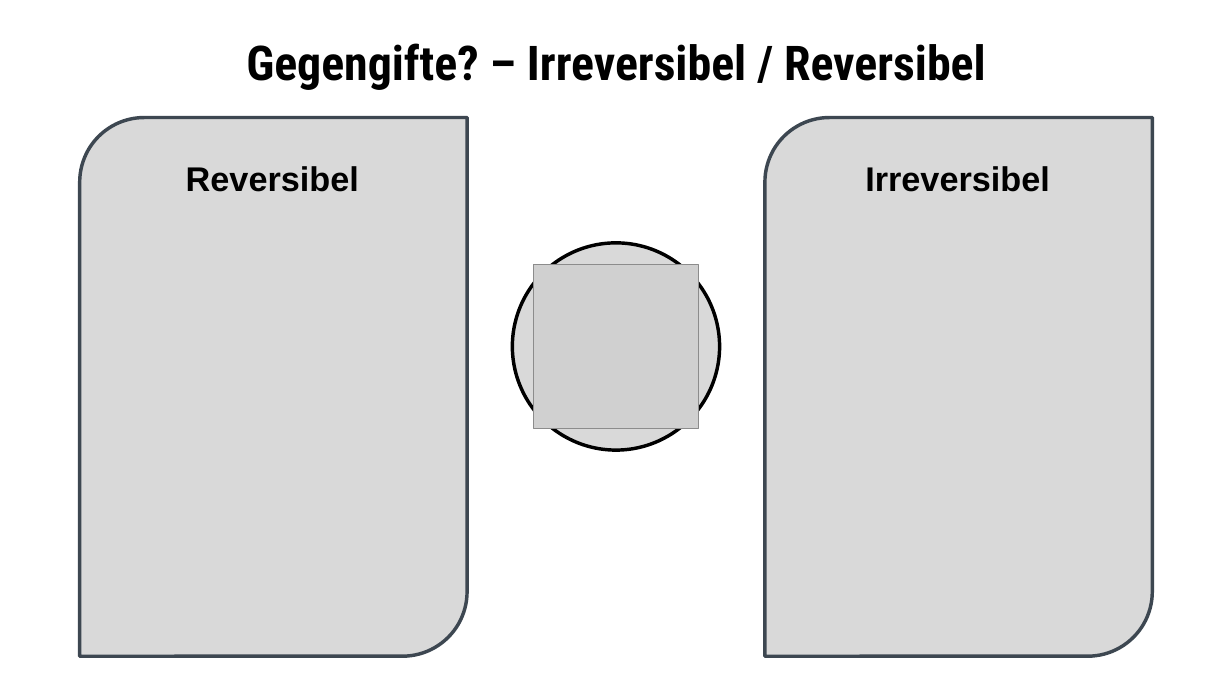
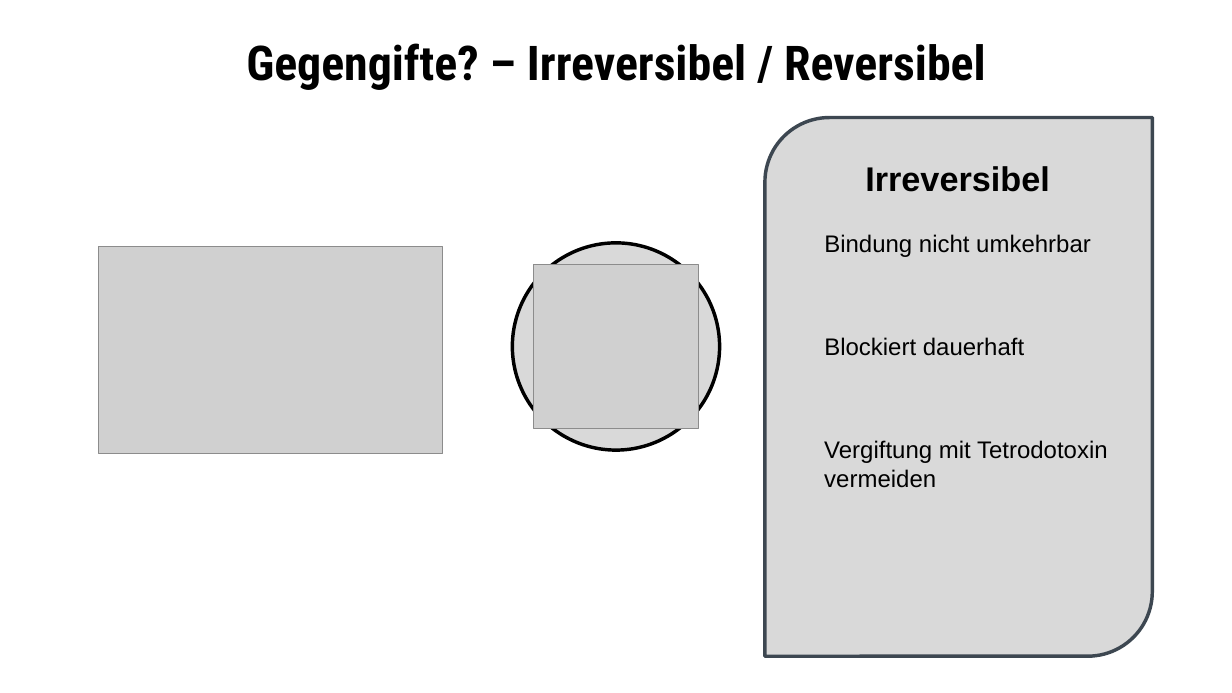
Before and after one commit to AH1M1-Org/School, a slide deck: slide 7 of Biologie/Tetrodotoxin.pptx. Drawn at 1232x693 pixels with LibreOffice and Linux fonts; fonts in the diff are those of the drawing; grey boxes stand for pictures. Boxes give left, top, right and bottom in pixels: in the first picture for what was removed or moved away, otherwise in the second. Text is boxed around its words. In the diff, an @@ line names an element or a change of style, - is before the commit and + after.

```diff
--- a/Biologie/Tetrodotoxin.pptx
+++ b/Biologie/Tetrodotoxin.pptx
@@ round diag rect removed at <box>80,117,467,655</box> @@
@@ text removed at <box>186,166,359,192</box> @@
-Reversibel
@@ text added at <box>824,234,1091,257</box>, 14 pt, text #000000 @@
+Bindung nicht umkehrbar
@@ picture added at <box>99,246,442,453</box> @@
@@ text added at <box>824,337,1024,356</box>, 14 pt, text #000000 @@
+Blockiert dauerhaft
@@ text added at <box>824,440,1108,488</box>, 14 pt, text #000000 @@
+Vergiftung mit Tetrodotoxin
+vermeiden
```
Also in this commit, not shown: 1 other slide changed, 1 slide added, 3 other files.
